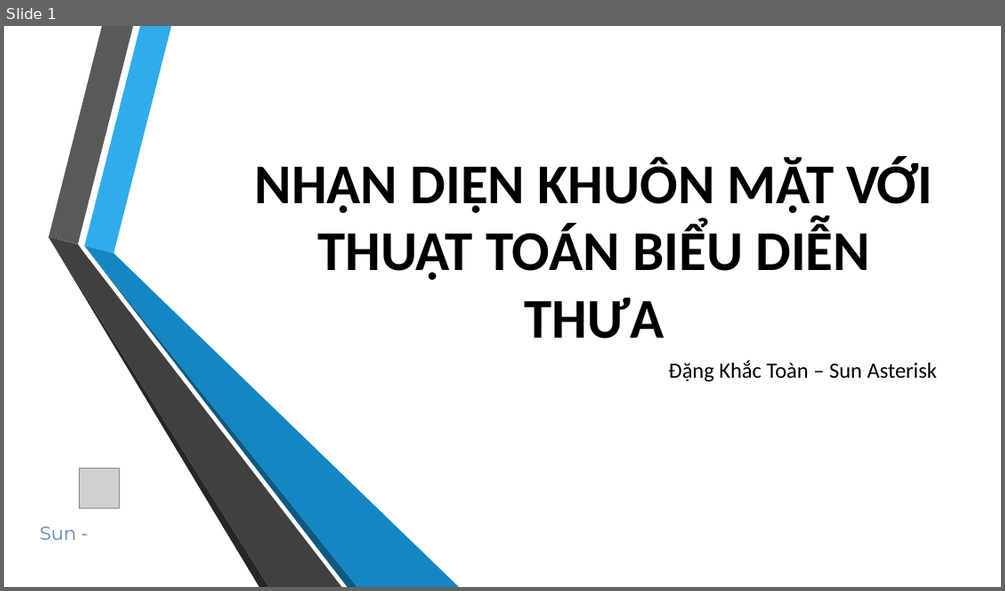
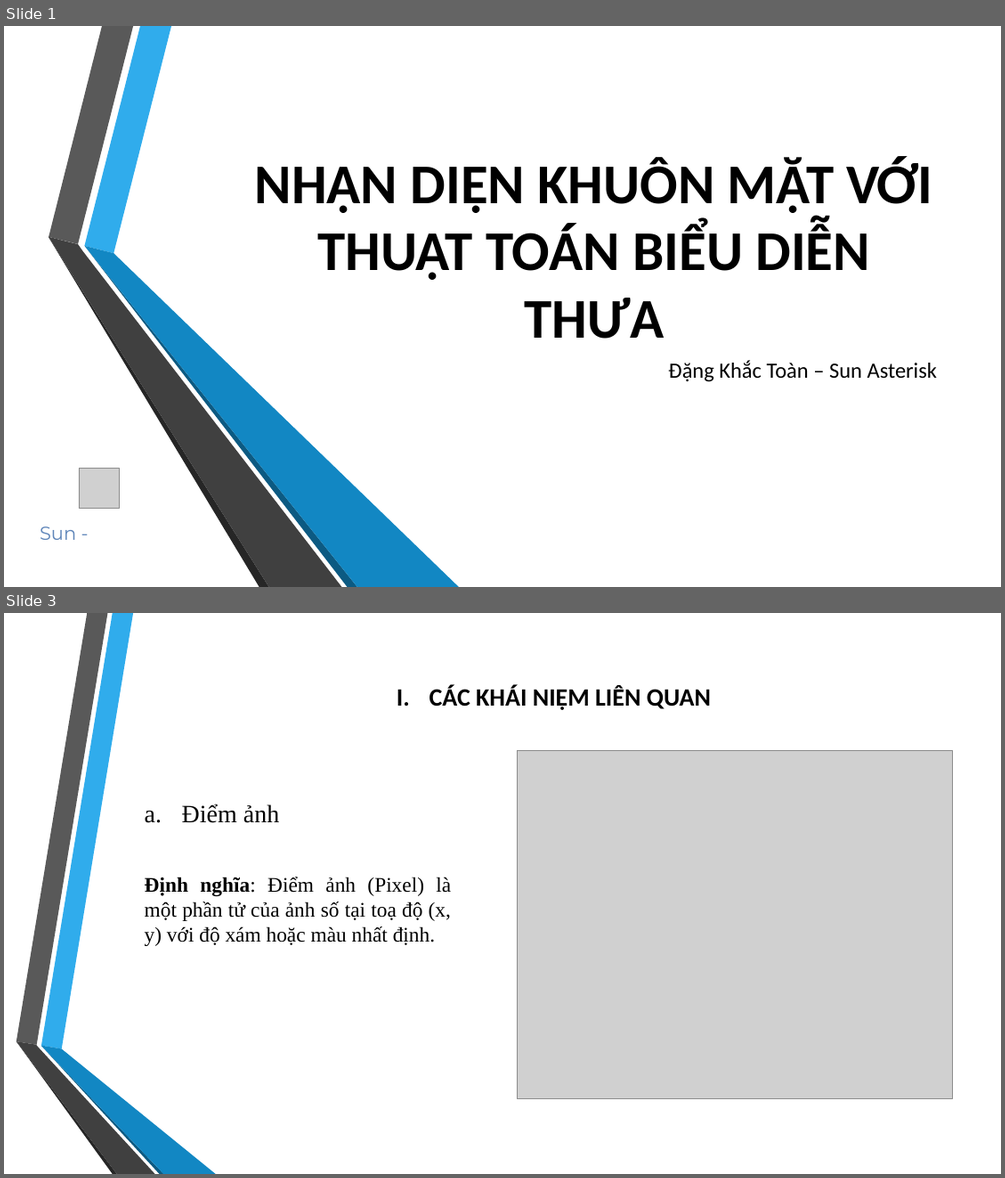
Before and after one commit to khactoan/Face-recognition-tool, a slide deck: Sun seminar/Bieu dien thua.pptx. Shown one above the other, each under a label of ours: slide 1 before the commit, slides 1 and 3 after it; the slides between them are not shown. The pictures are 1005x591 and 1005x1178 pixels, drawn with LibreOffice and Linux fonts; fonts in the diff are those of the drawing; grey boxes stand for pictures; background and template pictures are left out. Boxes give left, top, right and bottom in pixels: in the first picture for what was removed or moved away, otherwise in the second. Text is boxed around its words. In the diff, an @@ line names an element or a change of style, - is before the commit and + after.

Commit message:
add slide

```diff
--- a/Sun seminar/Bieu dien thua.pptx
+++ b/Sun seminar/Bieu dien thua.pptx
@@ slide 3 added at box(4, 613, 1001, 1174), background picture (left out) @@
@@ text added at box(429, 685, 711, 710), 24 pt, text #000000, bold @@
+I. CÁC KHÁI NIỆM LIÊN QUAN
@@ picture added at box(517, 750, 952, 1098) @@
@@ title added at box(182, 803, 279, 823), 24 pt, text #000000 @@
+a. Điểm ảnh
@@ text added at box(145, 876, 451, 946), 20 pt, text #000000 @@
+Định nghĩa: Điểm ảnh (Pixel) là một phần tử của ảnh số tại toạ độ (x, y) với độ xám hoặc màu nhất định.
@@ group added at box(16, 613, 216, 1174): 6 freeform shapes @@
```
Also in this commit, not shown: 11 other slides added, 1 slide removed, 3 other files.
